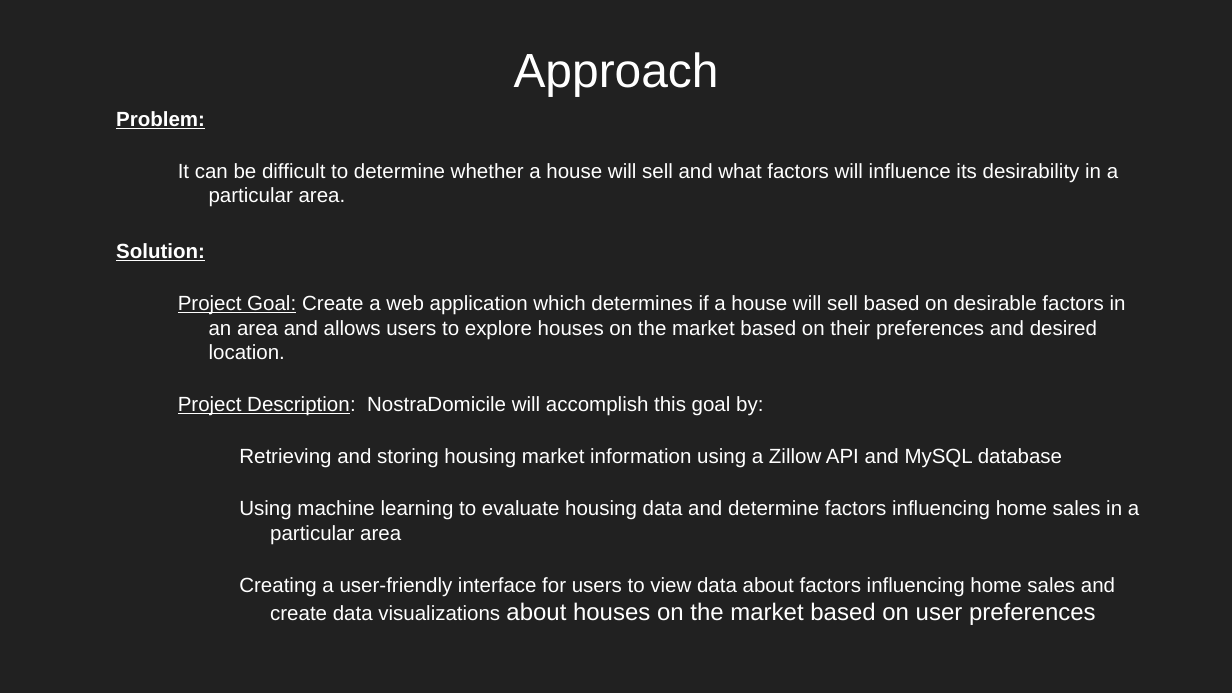
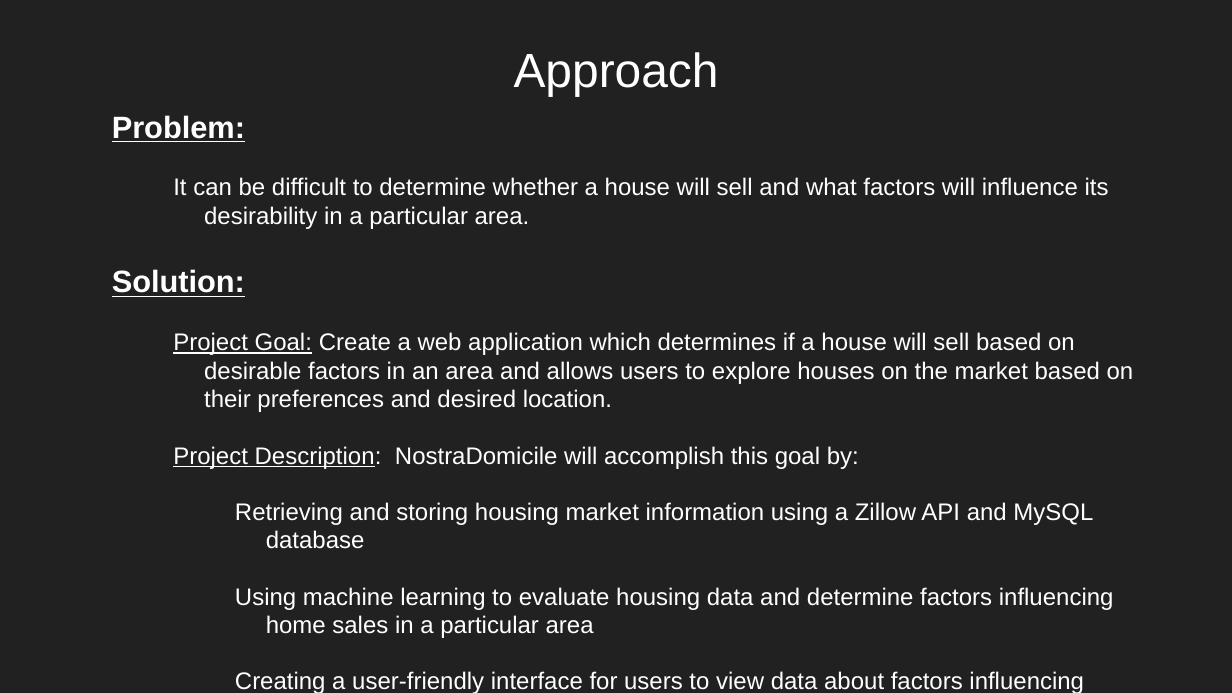
Before and after one commit to nreader72/NostraDomicile, a slide deck: slide 2 of docs/Progress_Reports/NostraDomicile (6).pptx. Drawn at 1232x693 pixels with LibreOffice and Linux fonts; fonts in the diff are those of the drawing; background and template pictures are left out. Boxes give left, top, right and bottom in pixels: in the first picture for what was removed or moved away, otherwise in the second. Text is boxed around its words. In the diff, an @@ line names an element or a change of style, - is before the commit and + after.

```diff
--- a/docs/Progress_Reports/NostraDomicile (6).pptx
+++ b/docs/Progress_Reports/NostraDomicile (6).pptx
@@ text "Problem:" at <box>112,115,1134,693</box>: size 12 to 18 pt in "Problem:", "Solution:"; size 12 to 14 pt @@
```
Also in this commit, not shown: 4 other slides changed, 19 slides added, 1 other file.
